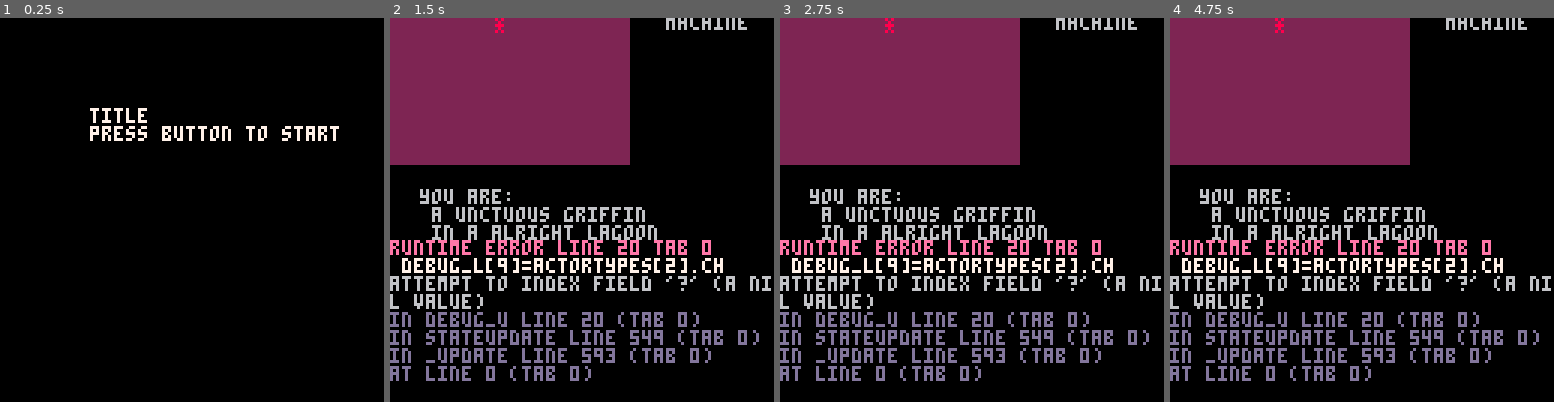
Above: before the commit, frames 1-4 (left to right).
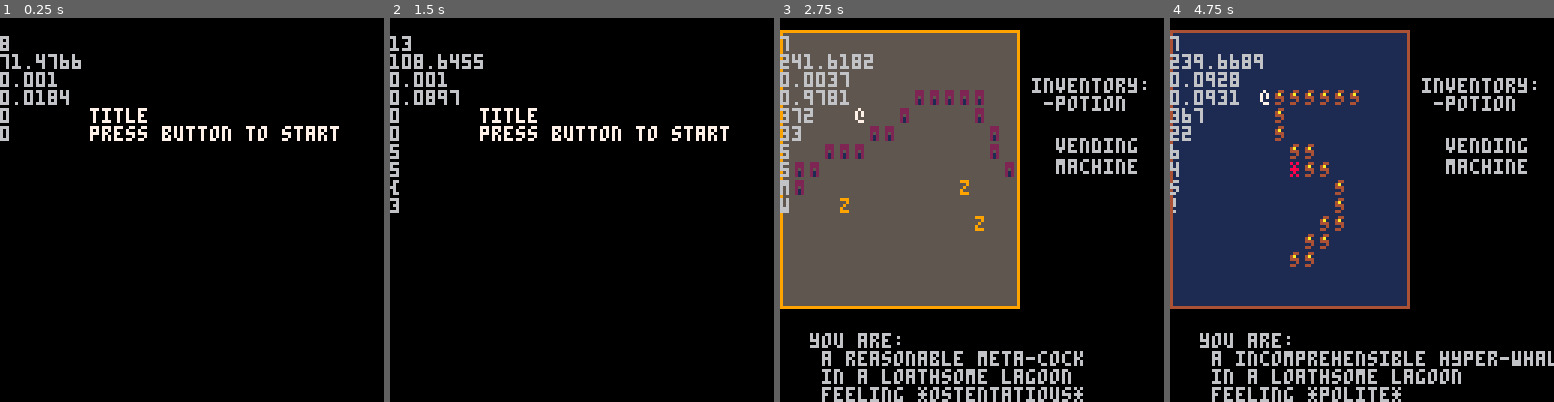
Above: after the commit, the same moments.

Repository: arnodick/castle
Game: PICO-8 cartridge castle.p8
The game is run twice, just before and just after one commit, with the same random seed, the same clock (stepped at 60 frames per second) and the same inputs.
Inputs:
- Up to frame 1 (0.25 s): no input
- Up to frame 2 (1.5 s): tap X (X key) at 0.33, 1.07 s; tap O (Z key) at 0.7 s
- Up to frame 3 (2.75 s): hold Right 1.6-2.1 s; tap O (Z key) at 1.7, 2.1, 2.5 s; tap X (X key) at 1.85 s; hold Up 2.15-2.42 s; hold Right from 2.47 s (still down)
- Up to frame 4 (4.75 s): tap O (Z key) every 0.4 s from 2.9 to 4.5 s; tap X (X key) at 2.97, 4.08 s; release Right at 3.03 s; hold Left 3.08-3.58 s; hold Down 3.63-3.97 s; hold Right 4.02-4.68 s; hold Up from 4.73 s (still down)

The runs differ from the first frame. In frame 1, 1.2% of the frame differs, in the area x 0-22%, y 4-33%; in frame 2, 36%; in frame 3, 57%; in frame 4, 59%, in the area x 0-100%, y 0-100%.
Error before the commit: runtime error line 20 tab 0; debug_l[9]=actortypes[2].ch; attempt to index field '?' (a nil value)

Commit message:
back to map array

Diff:
--- a/castle.p8
+++ b/castle.p8
@@ -4,7 +4,7 @@
 --cash castle
 --by ashley pringle
 
-debug=false
+debug=true
 debug_l={}
 debug_l[4]=0
 
@@ -20,6 +20,8 @@
 	if p!=nil then
 	debug_l[7]=p.x
 	debug_l[8]=p.y
+	end
+	if actortypes[2]!=nil then
 	debug_l[9]=actortypes[2].ch
 	debug_l[10]=actortypes[2].ch2
 	end
@@ -259,7 +261,7 @@
 
 function loadmap(rw,s)
 	room={}
-	reload()
+--	reload()
 	for a=1,rw do
 		room[a]={}
 		for b=1,rw do
@@ -272,18 +274,19 @@
 			loadsector(a,b,rooms[level][b*4+a],level)
 		end
 	end
-	for a=1,rw do
-		for b=1,rw do
-			mset(a-1,b-1,room[a][b])
-		end
-	end
-	room={}
+--	for a=1,rw do
+--		for b=1,rw do
+--			mset(a-1,b-1,room[a][b])
+--		end
+--	end
+--	room={}
 end
 
 function loadactors(r)
 	for b=1,r do
 		for a=1,r do
-			local cell=mget(a,b)
+			--local cell=mget(a,b)
+			local cell=room[a][b]
 			if cell>0 then
 				makeactor(cell,a,b)
 			end
@@ -426,7 +429,8 @@
 				moveactor(t,d)
 			else
 				sfx(1)
-				mset(t.x,t.y,0)
+--				mset(t.x,t.y,0)
+				room[t.x][t.y]=0
 				if t==p then
 					roomspawns[level]=false
 				end
@@ -444,10 +448,13 @@
 
 		dire=actoroob(a,dire)
 
-		if mget(a.x+dire[1],a.y+dire[2])==0 then
-			mset(a.x,a.y,0)
+--		if mget(a.x+dire[1],a.y+dire[2])==0 then
+--			mset(a.x,a.y,0)
+		if room[a.x+dire[1]][a.y+dire[2]]==0 then
+			room[a.x][a.y]=0
 			a.x+=dire[1] a.y+=dire[2]
-			mset(a.x,a.y,a.t)
+--			mset(a.x,a.y,a.t)
+			room[a.x][a.y]=a.t
 			a.secx=flr(a.x/sector_s)*sector_s*cellw
 			a.secy=flr(a.y/sector_s)*sector_s*cellh
 		else return true
